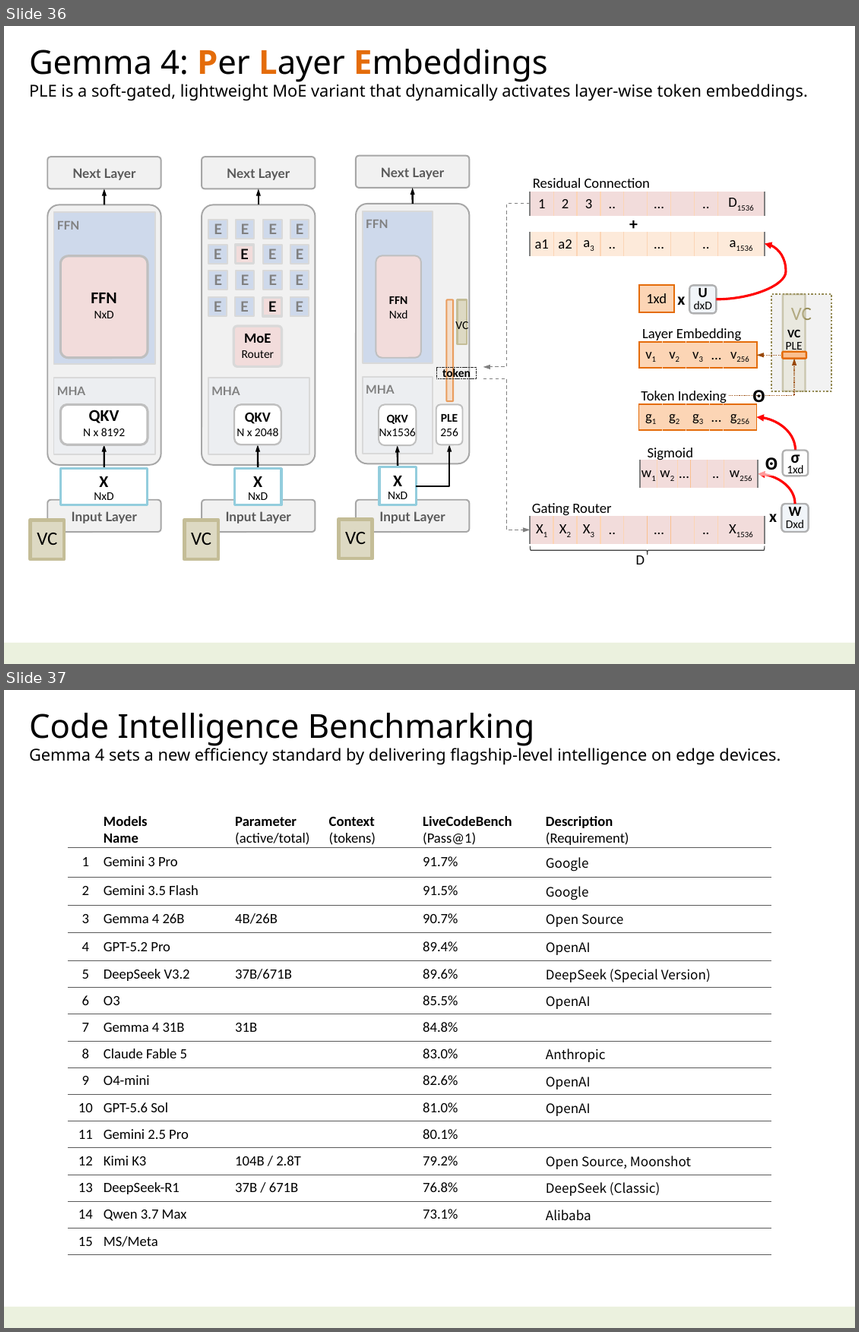
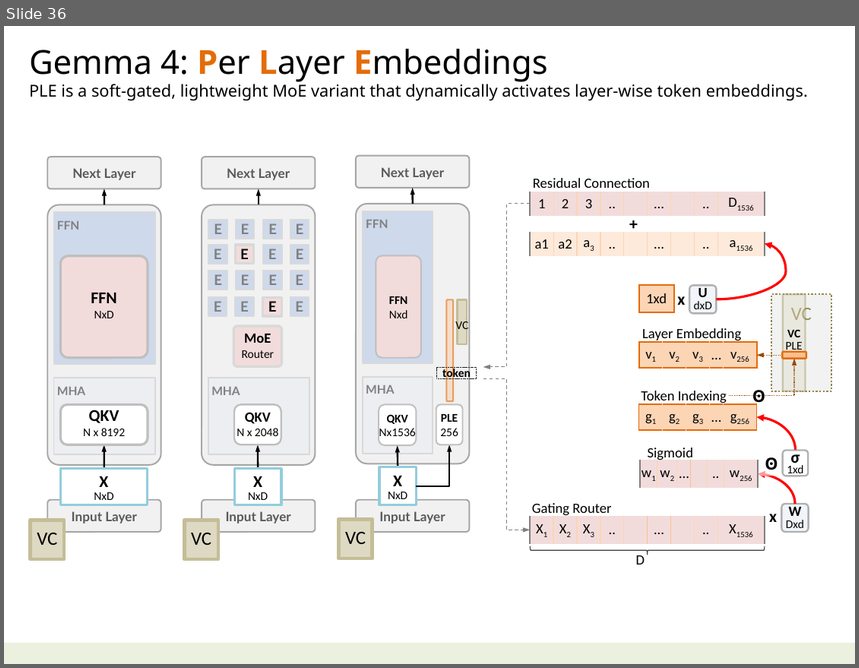
Before and after one commit to navibator/crazy-ai, a slide deck: ai-gemma.pptx. Shown one above the other, each under a label of ours: slides 36 and 37 before the commit, slide 36 after it. The pictures are 859x1332 and 859x668 pixels, drawn with LibreOffice and Linux fonts; fonts in the diff are those of the drawing. Boxes give left, top, right and bottom in pixels: in the first picture for what was removed or moved away, otherwise in the second. Text is boxed around its words. In the diff, an @@ line names an element or a change of style, - is before the commit and + after.

Commit message:
benchmark

```diff
--- a/ai-gemma.pptx
+++ b/ai-gemma.pptx
@@ slide 37 removed at [4, 690, 855, 1328], background #FFFFFF; not listed: 1 template element that a slide beside it also shows @@
@@ text removed at [29, 713, 781, 765] @@
-Code Intelligence Benchmarking
-Gemma 4 sets a new efficiency standard by delivering flagship-level intelligence on edge devices.
@@ table removed at [68, 812, 771, 1255], 16 rows, 6 columns @@
- | Models / Name | Parameter / (active/total) | Context (tokens) | LiveCodeBench / (Pass@1) | Description / (Requirement)
-1 | Gemini 3 Pro |  |  | 91.7% | Google
-2 | Gemini 3.5 Flash |  |  | 91.5% | Google
-3 | Gemma 4 26B | 4B/26B |  | 90.7% | Open Source
-4 | GPT-5.2 Pro |  |  | 89.4% | OpenAI
-5 | DeepSeek V3.2 | 37B/671B |  | 89.6% | DeepSeek (Special Version)
-6 | O3 |  |  | 85.5% | OpenAI
-7 | Gemma 4 31B | 31B |  | 84.8% | 
-8 | Claude Fable 5 |  |  | 83.0% | Anthropic
-9 | O4-mini |  |  | 82.6% | OpenAI
-10 | GPT-5.6 Sol |  |  | 81.0% | OpenAI
-11 | Gemini 2.5 Pro |  |  | 80.1% | 
-12 | Kimi K3 | 104B / 2.8T |  | 79.2% | Open Source, Moonshot
-13 | DeepSeek-R1 | 37B / 671B |  | 76.8% | DeepSeek (Classic)
-14 | Qwen 3.7 Max |  |  | 73.1% | Alibaba
-15 | MS/Meta |  |  |  | 
```
Also in this commit, not shown: 3 slides added, 1 other file.
